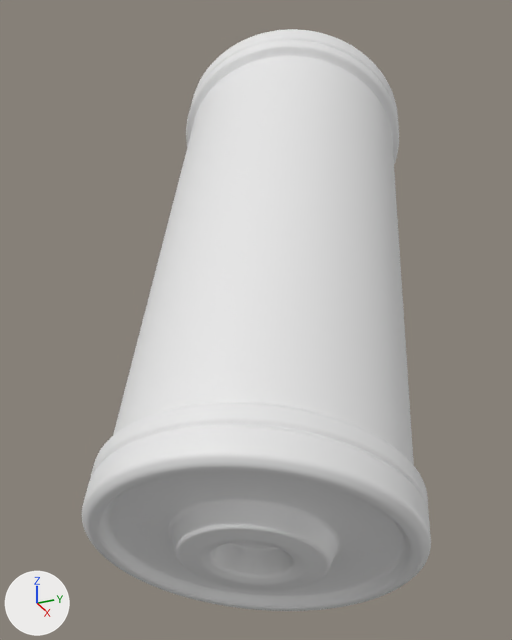
Before and after pictures for a commit that changed the glTF model film-canister-3d/film-canister.glb.
Rendered twice from a 50 mm camera at (2.46, -1.21, 1.09) aimed at (0.02, -0.11, -0.13). Lighting does not change. The marker at lower left points along +X, +Y and +Z. The older version comes first. Materials are left out; every surface is plain grey. Where no turn or scale is listed for an object, it has been applied to the vertices. Vertices at exactly the same position are counted once.

In view in the first picture: 'CapSpool', 'CapTop', 'Label' and 1 more.
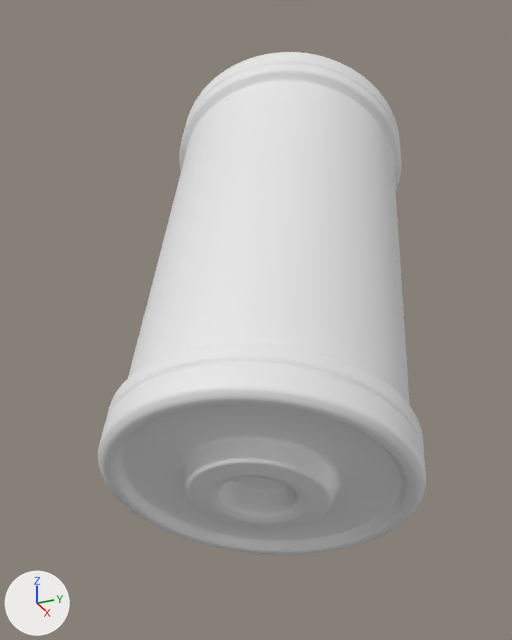
What differs and where, as boxes [x1, y1, x2, y2] in the pictures (512 x 640 px; the box of a moved part takes in the faces that stretch with it):
'CapSpool', moved: before [82, 402, 431, 611]; after [98, 343, 426, 555]
'CapTop', moved: before [186, 29, 399, 164]; after [179, 52, 401, 190]
part 1 of me_mesh_0, moved or reshaped: before [113, 56, 414, 465]; after [128, 80, 410, 406]

Edits to the bpy script that builds the scene:
```text
Change me_mesh_0:
    used by ob_label; location = (0.0, 0.0, 0.004)
    remove me_mesh_0.from_pydata(...)  # 258 vertices, 256 faces; spans x -1.06..1.06, y -0.88..0.88, z -0.84..0.84
    add me_mesh_0.from_pydata(...)  # 258 vertices, 256 faces; spans x -0.89..0.89, y -0.78..0.78, z -0.76..0.76
    me_mesh_0 part 1: the whole mesh is multiplied about its middle by the matrix ((0.861, 0.08, 0.071), (0.08, 0.955, -0.041), (0.071, -0.041, 0.963))
Change ob_captop:
    ob_captop.location: (-0.754, 0.431, 0.39) -> (-0.587, 0.336, 0.305)
Change ob_capspool:
    ob_capspool.location: (0.754, -0.431, -0.382) -> (0.587, -0.336, -0.297)
```
